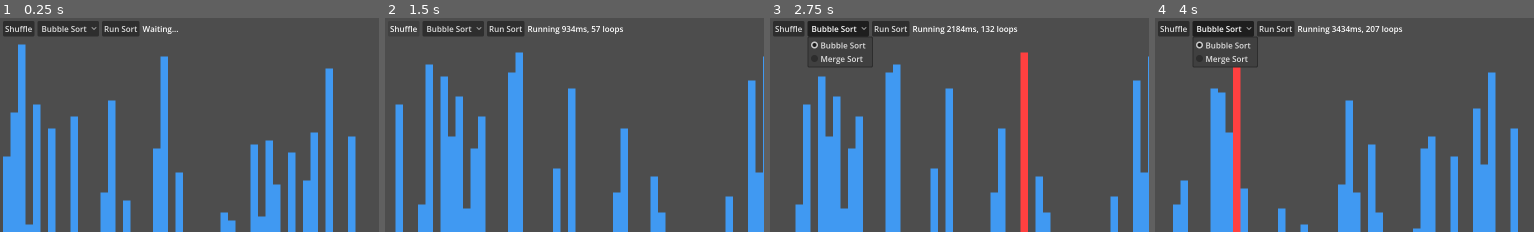
Above: before the commit, frames 1-4 (left to right).
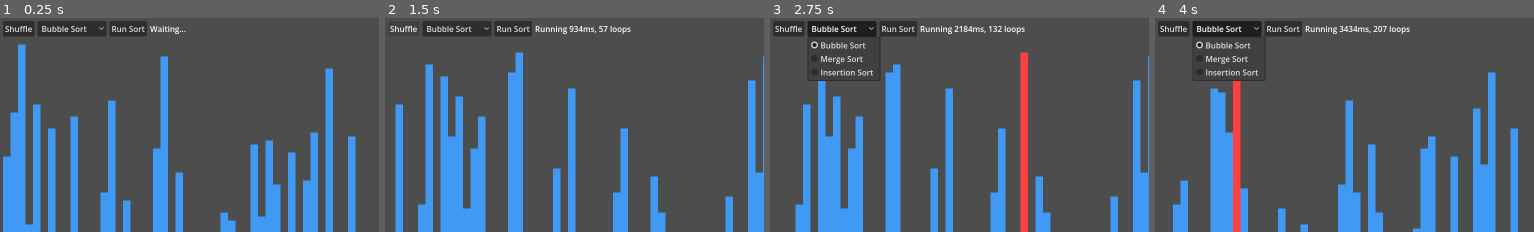
Above: after the commit, the same moments.

Repository: jiro4989/sort_visualizer
Game: Godot game, scene res://src/main.tscn
The game is run twice, just before and just after one commit, with the same random seed, the same clock (stepped at 60 frames per second) and the same inputs.
Inputs:
- Up to frame 1 (0.25 s): no input
- Up to frame 2 (1.5 s): click "Run Sort" at 0.5 s; click "Shuffle" at 1.25 s
- Up to frame 3 (2.75 s): click "Bubble Sort" at 2 s
- Up to frame 4 (4 s): click "Shuffle" at 2.75 s; click "Bubble Sort" at 3.5 s
The pictures show only the part of the screen within x 0-50%, y 0-50%; the shares and areas given below are measured in that part.

The runs differ from the first frame. In frame 1, 0.6% of the frame differs, in the area x 24-50%, y 1-9%; in frame 2, 0.9%; in frame 3, 1.3%; in frame 4, 1.4%, in the area x 10-68%, y 1-30%.

Commit message:
feat: Insertion Sort を実装

Diff:
--- a/src/main.gd
+++ b/src/main.gd
@@ -168,4 +168,29 @@
 	status_label.text = create_status_text("Done", start_time, loop_count)
 
 func insertion_sort() -> void:
-	pass
+	var start_time: float = Time.get_ticks_msec()
+	var loop_count: int = 0
+
+	for i in range(1, sort_values.size()):
+		var key: int = sort_values[i]
+		var j: int = i - 1
+
+		# key より大きい要素を右へずらす
+		while j >= 0 and sort_values[j] > key:
+			loop_count += 1
+			highlight_panel(j)
+			sort_values[j + 1] = sort_values[j]
+			redraw_visualization_area()
+			status_label.text = create_status_text("Running", start_time, loop_count)
+			await get_tree().create_timer(0.01).timeout
+			j -= 1
+
+		sort_values[j + 1] = key
+		loop_count += 1
+		highlight_panel(j + 1)
+		redraw_visualization_area()
+		status_label.text = create_status_text("Running", start_time, loop_count)
+		await get_tree().create_timer(0.01).timeout
+
+	highlight_panel(-1) # 全ての Panel の背景色をデフォルトに戻す
+	status_label.text = create_status_text("Done", start_time, loop_count)
--- a/src/main.tscn
+++ b/src/main.tscn
@@ -27,11 +27,13 @@
 [node name="SelectSortOption" type="OptionButton" parent="MarginContainer/VBoxContainer/HBoxContainer" unique_id=667707412]
 layout_mode = 2
 selected = 0
-item_count = 2
+item_count = 3
 popup/item_0/text = "Bubble Sort"
 popup/item_0/id = 0
 popup/item_1/text = "Merge Sort"
 popup/item_1/id = 1
+popup/item_2/text = "Insertion Sort"
+popup/item_2/id = 2
 
 [node name="RunSortButton" type="Button" parent="MarginContainer/VBoxContainer/HBoxContainer" unique_id=160608520]
 layout_mode = 2
